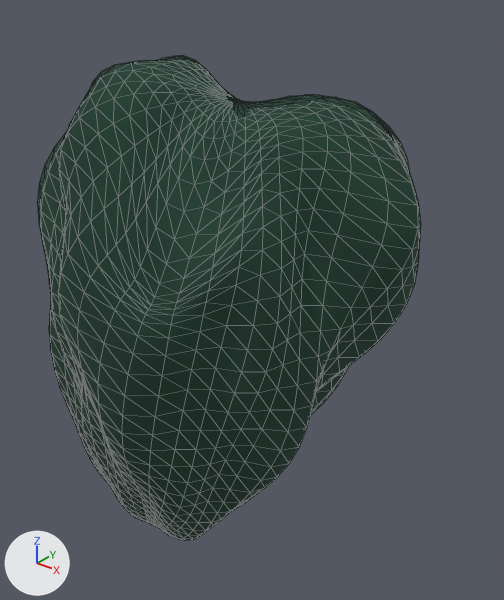
One commit to the glTF model urai-tier1/public/assets/urai/home-production/authored-v191/urai-living-memory-heart-v191.glb: the scene before it, then after it.
One viewpoint serves both versions: a camera (50 mm lens) standing at (1.493, -1.56, 1.093) and looking at (0.159, 0.107, 0.059). Every picture has the same lights, and +X, +Y and +Z are marked at lower left. The picture after the commit comes second. Mesh edges are drawn as thin lines. Vertices at exactly the same position are counted once.

Objects in the first picture: 'home-v196-single-connected-asymmetric-stratified-living-memory-heart'.
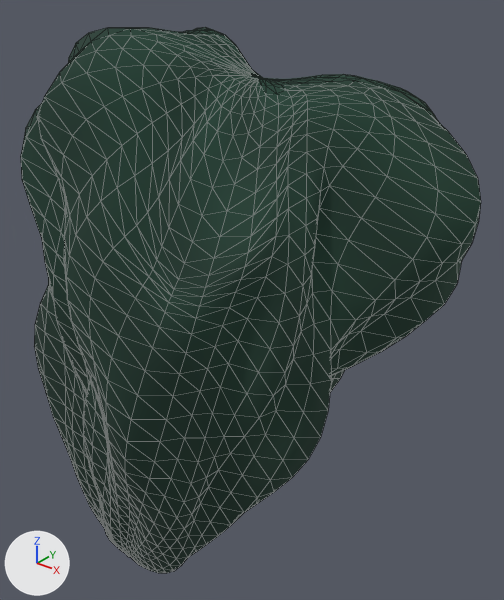
What changed in the scene script:
```text
Change me_mesh_0:
    used by ob_home_v196_single_connected_asymmetric_stratified_living_memory_heart; location = (0.0, 0.0, 0.0); rotation_euler = (-0.113, 0.184, 0.362), in degrees (-6.5, 11, 21)
    remove me_mesh_0.from_pydata(...)  # 2015 vertices, 3900 faces; spans x -0.58..0.67, y -0.53..0.44, z -0.9..0.81
    add me_mesh_0.from_pydata(...)  # 2015 vertices, 3900 faces; spans x -0.68..0.76, y -0.48..0.42, z -1.06..0.9
    me_mesh_0 part 1: 2015 of 2015 vertices moved; they spanned x -0.58..0.67, y -0.53..0.44, z -0.9..0.81 and now span x -0.68..0.76, y -0.48..0.42, z -1.06..0.9; mean shift (0.0, 0.0, -0.03)
Change ob_home_v196_single_connected_asymmetric_stratified_living_memory_heart:
    ob_home_v196_single_connected_asymmetric_stratified_living_memory_heart.rotation_euler: (-0.113, 0.184, 0.362) -> (-0.159, 0.25, 0.406)  # degrees (-6.5, 11, 21) -> degrees (-9.1, 14, 23)
```

Pixel boxes (x1, y1, x2, y2) of what changed, in the pictures (504 x 600 px):
'home-v196-single-connected-asymmetric-stratified-living-memory-heart', reshaped, turned: before (37, 55, 421, 541); after (21, 27, 481, 573)
